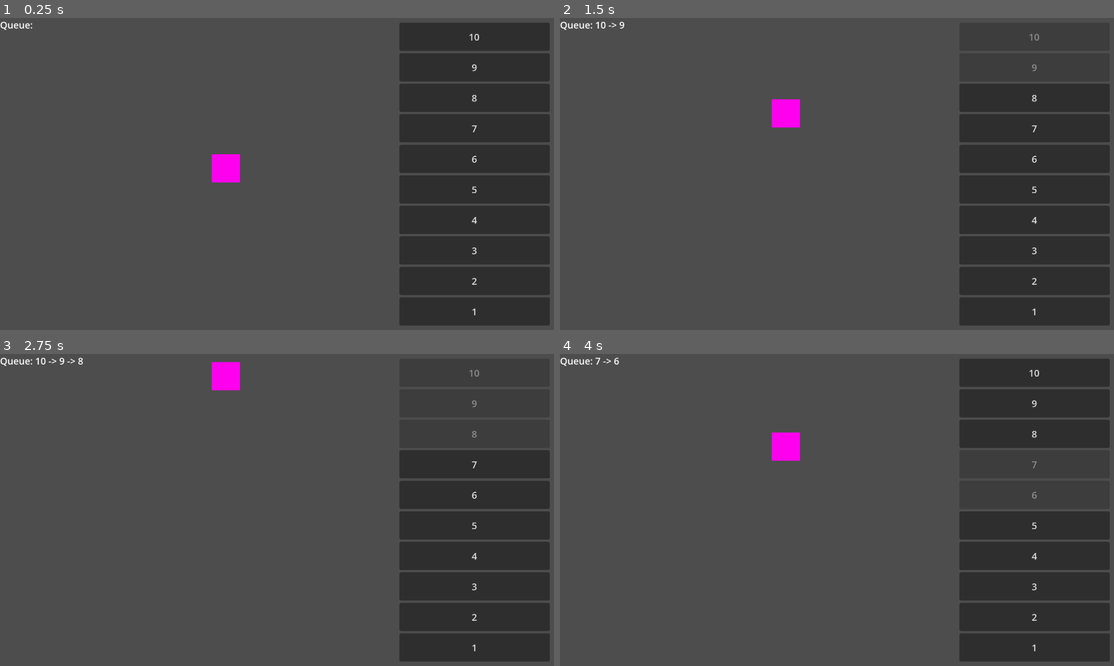
Above: before the commit, frames 1-4 (two rows, left to right).
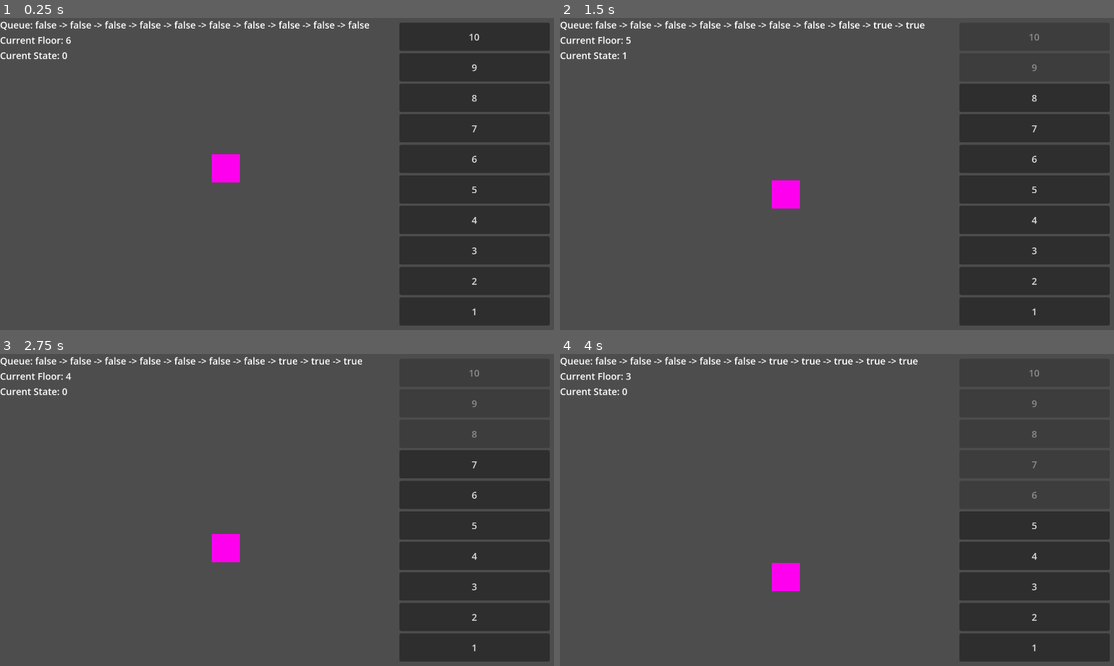
Above: after the commit, the same moments.

Repository: Victor-Wybenga/Elevator-Simulator
Game: Godot game, scene res://Scenes/main.tscn
Same seed, same stepped clock (60 frames per second), same inputs: the game is played once before the commit and once after it.
Inputs:
- Up to frame 1 (0.25 s): no input
- Up to frame 2 (1.5 s): click "10" at 0.5 s; click "9" at 1.25 s
- Up to frame 3 (2.75 s): click "8" at 2 s
- Up to frame 4 (4 s): click "7" at 2.75 s; click "6" at 3.5 s

The runs differ from the first frame. In frame 1, 0.8% of the frame differs, in the area x 0-67%, y 0-14%; in frame 2, 1.7%; in frame 3, 1.7%; in frame 4, 1.8%, in the area x 0-87%, y 0-77%.

Commit message:
its brokem

Diff:
--- a/Scripts/elevator.gd
+++ b/Scripts/elevator.gd
@@ -1,10 +1,4 @@
 extends StaticBody2D
-
-const SPEED: float = 100.0
-const FLOORS: int = 10
-
-var target_floors: Array[int] = []
-
 enum ElevatorState {
 	IDLE,
 	MOVING_UP,
@@ -13,25 +7,58 @@
 	DOOR_CLOSING
 }
 
+const SPEED: float = 100.0
+const FLOORS: int = 10
+
+var current_floor: int
+var target_floor: int
+var called_floors: Array[bool] = []
+var state: ElevatorState
+
 signal reached_floor(floor: int)
+
+func get_floor(y_position: float) -> int:
+	var height: float = get_viewport_rect().size.y
+	var bound_height: float = $CollisionShape2D.get_shape().get_rect().size.y
+	var usable_height: float = height - bound_height
+	return round(FLOORS - (FLOORS / usable_height) * (y_position - (3 * bound_height / 4)))
 
 func get_floor_position(floor: int) -> float:
 	var height: float = get_viewport_rect().size.y
 	var bound_height: float = $CollisionShape2D.get_shape().get_rect().size.y
-	var usable: float = height - bound_height
-	return (usable / FLOORS) * (10 - floor) + (3 * bound_height / 4)
+	var usable_height: float = height - bound_height
+	return (usable_height / FLOORS) * (FLOORS - floor) + (3 * bound_height / 4)
 
-# Called when the node enters the scene tree for the first time.
 func _ready() -> void:
-	pass
+	state = ElevatorState.IDLE
+	called_floors.resize(10)
+	called_floors.fill(false)
+
+func next_floor(current_floor: int) -> void:
+	var found_above = called_floors.slice(current_floor).find(true) + 1
+	var found_below = called_floors.slice(0, current_floor).find(true) + 1
+
+	if found_above:
+		if state == ElevatorState.MOVING_UP:
+			target_floor = found_above
+		else:
+			state = ElevatorState.MOVING_DOWN
+	elif found_below:
+		if state == ElevatorState.MOVING_DOWN:
+			target_floor = found_below
+		else:
+			state = ElevatorState.MOVING_UP
+	else:
+		state = ElevatorState.IDLE
+
 
 func move_to_floor(delta: float):
-	if not target_floors:
+	if state == ElevatorState.IDLE:
 		return
 
 	var target = Vector2(
 		self.position.x,
-		get_floor_position(target_floors[0])
+		get_floor_position(target_floor)
 	)
 	if position.distance_to(target) > SPEED * delta:
 		move_and_collide(
@@ -39,14 +66,23 @@
 		)
 	else:
 		position = target
-		var floor = target_floors.pop_front()
-		reached_floor.emit(floor)
+		state = ElevatorState.IDLE
+		called_floors[target_floor - 1] = false
+		reached_floor.emit(target_floor)
 
 
-# Called every frame. 'delta' is the elapsed time since the previous frame.
 func _physics_process(delta: float) -> void:
+	current_floor = get_floor(self.position.y)
+	next_floor(current_floor)
 	move_to_floor(delta)
 
 
 func _on_elevator_buttons_call_elevator(floor: int) -> void:
-	target_floors.push_back(floor)
+	if floor > current_floor:
+		state = ElevatorState.MOVING_UP
+	elif floor < current_floor:
+		state = ElevatorState.MOVING_DOWN
+	else:
+		state = ElevatorState.IDLE
+
+	called_floors[floor - 1] = true
--- a/Scripts/queue_display.gd
+++ b/Scripts/queue_display.gd
@@ -2,4 +2,8 @@
 
 # Called every frame. 'delta' is the elapsed time since the previous frame.
 func _process(delta: float) -> void:
-	self.text = ("Queue: %s") % (" -> ".join($"../Elevator".target_floors))
+	self.text = ("Queue: %s\nCurrent Floor: %d\nCurent State: %s") % [
+		" -> ".join($"../Elevator".called_floors),
+		$"../Elevator".current_floor,
+		$"../Elevator".state
+	]
